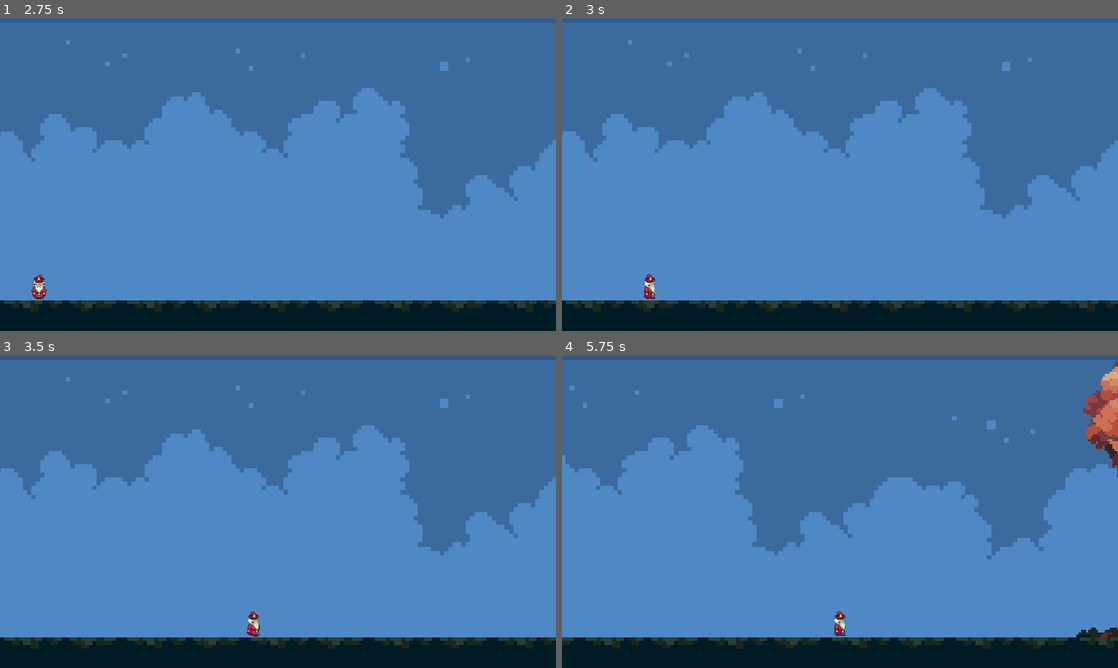
Above: before the commit, frames 1-4 (two rows, left to right).
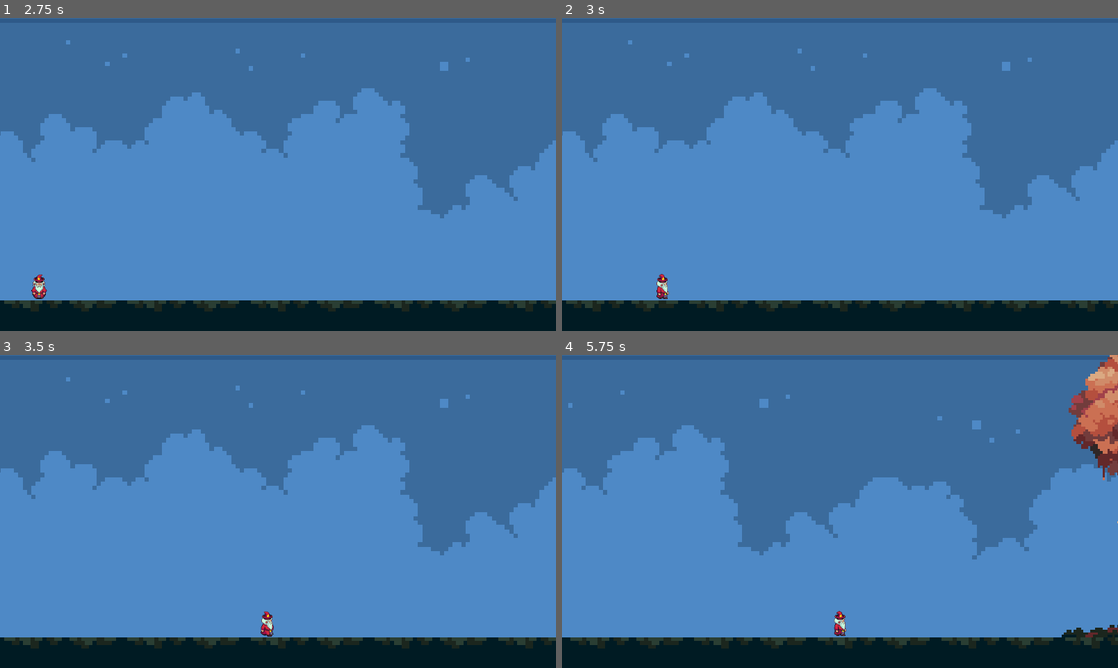
Above: after the commit, the same moments.

Repository: erohsikero/testCICDInGame
Game: Godot game, scene res://Scenes/Main Menu/Main_menu.tscn
The game is run twice, just before and just after one commit, with the same random seed, the same clock (stepped at 60 frames per second) and the same inputs.
Inputs (mouse positions are in pixels of both pictures, inside the frame that each line leads up to):
- Up to frame 1 (2.75 s): click "Play" at 0.5 s; hold D (move_right) 1.28-2 s; tap Space (jump) at 1.52 s; click (139, 161) at 2 s
- Up to frame 2 (3 s): tap Enter at 2.75 s; hold D (move_right) from 2.78 s (still down)
- Up to frame 3 (3.5 s): keep holding D (move_right); tap Space (jump) at 3.02 s
- Up to frame 4 (5.75 s): release D (move_right) at 3.53 s; hold A (move_left) 3.53-4.28 s; hold D (move_right) from 4.28 s (still down); tap Space (jump) at 4.52, 5.27 s

Frame 1 is identical in both runs. In frame 2, 0.3% of the frame differs, in the area x 14-20%, y 81-90%; in frame 3, 0.3%; in frame 4, 8.4%, in the area x 0-100%, y 0-94%.

Commit message:
Added first level
Has some desctructables, not yet implemented

Diff:
--- /dev/null
+++ b/Scenes/Levels/Level_1.tscn
@@ -0,0 +1,370 @@
+[gd_scene load_steps=14 format=3 uid="uid://b8ptnekt4vfm1"]
+
+[ext_resource type="Script" path="res://Scripts/Levels/level_1.gd" id="1_6belh"]
+[ext_resource type="PackedScene" uid="uid://cav6x5jkkvacs" path="res://Scenes/Objects/Character.tscn" id="2_ki128"]
+[ext_resource type="PackedScene" uid="uid://cbepccfer7xkg" path="res://Scenes/Objects/Platforms And Ground/Grass_Ground.tscn" id="3_6qf0s"]
+[ext_resource type="PackedScene" uid="uid://dq85vl7ao8qiw" path="res://Scenes/Objects/Platforms And Ground/Grass_Orange.tscn" id="4_xcefh"]
+[ext_resource type="PackedScene" uid="uid://cdhvc54gcfv7x" path="res://Scenes/Objects/Platforms And Ground/Brick_Block.tscn" id="5_a126v"]
+[ext_resource type="PackedScene" uid="uid://pc4sps4tdym0" path="res://Scenes/Objects/Platforms And Ground/Orange_Platform_Medium.tscn" id="6_3opqi"]
+[ext_resource type="PackedScene" uid="uid://1qq0r5s0iqnt" path="res://Scenes/Objects/Platforms And Ground/Platform_Floating.tscn" id="6_ud3jb"]
+[ext_resource type="PackedScene" uid="uid://b10r14lbqcwh4" path="res://Scenes/Objects/Platforms And Ground/Platform_Floating_Edge.tscn" id="7_suinm"]
+[ext_resource type="PackedScene" uid="uid://gt6a1033pv3g" path="res://Scenes/Objects/Platforms And Ground/Orange_Platform_Large.tscn" id="8_7jysa"]
+[ext_resource type="PackedScene" uid="uid://ce6yhw3ls5ilt" path="res://Scenes/Objects/Platforms And Ground/Orange_Platform_Small.tscn" id="8_iwfbx"]
+[ext_resource type="PackedScene" uid="uid://c5pqw0kpu5l4n" path="res://Scenes/Objects/Red_Portal.tscn" id="11_rceal"]
+[ext_resource type="PackedScene" uid="uid://gc50v3b5j1o4" path="res://Scenes/Objects/Blue_Portal.tscn" id="12_seek5"]
+
+[sub_resource type="PlaceholderTexture2D" id="PlaceholderTexture2D_5pb32"]
+
+[node name="Level1" type="Node2D"]
+script = ExtResource("1_6belh")
+
+[node name="player" parent="." instance=ExtResource("2_ki128")]
+position = Vector2(133, -90)
+
+[node name="Borders" type="Node2D" parent="."]
+
+[node name="Left Border" parent="Borders" instance=ExtResource("3_6qf0s")]
+position = Vector2(0, -2560)
+rotation = 1.5708
+scale = Vector2(10, 1)
+
+[node name="Right Border" parent="Borders" instance=ExtResource("3_6qf0s")]
+position = Vector2(6464, -2560)
+rotation = 1.5708
+scale = Vector2(10, 1)
+
+[node name="Ground" type="Node2D" parent="."]
+
+[node name="GrassOrange" parent="Ground" instance=ExtResource("4_xcefh")]
+position = Vector2(128, -32)
+
+[node name="GrassOrange2" parent="Ground" instance=ExtResource("4_xcefh")]
+position = Vector2(384, -32)
+
+[node name="GrassOrange3" parent="Ground" instance=ExtResource("4_xcefh")]
+position = Vector2(640, -32)
+
+[node name="GrassOrange4" parent="Ground" instance=ExtResource("4_xcefh")]
+position = Vector2(896, -32)
+
+[node name="GrassOrange5" parent="Ground" instance=ExtResource("4_xcefh")]
+position = Vector2(1152, -32)
+
+[node name="GrassOrange6" parent="Ground" instance=ExtResource("4_xcefh")]
+position = Vector2(1408, -32)
+
+[node name="GrassOrange7" parent="Ground" instance=ExtResource("4_xcefh")]
+position = Vector2(1664, -32)
+
+[node name="GrassOrange8" parent="Ground" instance=ExtResource("4_xcefh")]
+position = Vector2(1920, -32)
+
+[node name="GrassOrange9" parent="Ground" instance=ExtResource("4_xcefh")]
+position = Vector2(2176, -32)
+
+[node name="GrassOrange10" parent="Ground" instance=ExtResource("4_xcefh")]
+position = Vector2(2432, -32)
+
+[node name="GrassOrange11" parent="Ground" instance=ExtResource("4_xcefh")]
+position = Vector2(2688, -32)
+
+[node name="GrassOrange12" parent="Ground" instance=ExtResource("4_xcefh")]
+position = Vector2(2944, -32)
+
+[node name="GrassOrange13" parent="Ground" instance=ExtResource("4_xcefh")]
+position = Vector2(3200, -32)
+
+[node name="GrassOrange14" parent="Ground" instance=ExtResource("4_xcefh")]
+position = Vector2(3456, -32)
+
+[node name="GrassOrange15" parent="Ground" instance=ExtResource("4_xcefh")]
+position = Vector2(3712, -32)
+
+[node name="GrassOrange16" parent="Ground" instance=ExtResource("4_xcefh")]
+position = Vector2(3968, -32)
+
+[node name="GrassOrange17" parent="Ground" instance=ExtResource("4_xcefh")]
+position = Vector2(4224, -32)
+
+[node name="GrassOrange18" parent="Ground" instance=ExtResource("4_xcefh")]
+position = Vector2(4480, -32)
+
+[node name="GrassOrange19" parent="Ground" instance=ExtResource("4_xcefh")]
+position = Vector2(4736, -32)
+
+[node name="GrassOrange20" parent="Ground" instance=ExtResource("4_xcefh")]
+position = Vector2(4992, -32)
+
+[node name="GrassOrange21" parent="Ground" instance=ExtResource("4_xcefh")]
+position = Vector2(5248, -32)
+
+[node name="GrassOrange22" parent="Ground" instance=ExtResource("4_xcefh")]
+position = Vector2(5504, -32)
+
+[node name="GrassOrange23" parent="Ground" instance=ExtResource("4_xcefh")]
+position = Vector2(5760, -32)
+
+[node name="GrassOrange24" parent="Ground" instance=ExtResource("4_xcefh")]
+position = Vector2(6016, -32)
+
+[node name="GrassOrange25" parent="Ground" instance=ExtResource("4_xcefh")]
+position = Vector2(6272, -32)
+
+[node name="GrassOrange26" parent="Ground" instance=ExtResource("4_xcefh")]
+position = Vector2(4032, -544)
+
+[node name="GrassOrange27" parent="Ground" instance=ExtResource("4_xcefh")]
+position = Vector2(4288, -544)
+
+[node name="GrassOrange28" parent="Ground" instance=ExtResource("4_xcefh")]
+position = Vector2(4544, -544)
+
+[node name="GrassOrange29" parent="Ground" instance=ExtResource("4_xcefh")]
+position = Vector2(4800, -544)
+
+[node name="GrassOrange30" parent="Ground" instance=ExtResource("4_xcefh")]
+position = Vector2(5056, -544)
+
+[node name="GrassOrange31" parent="Ground" instance=ExtResource("4_xcefh")]
+position = Vector2(5312, -544)
+
+[node name="GrassOrange32" parent="Ground" instance=ExtResource("4_xcefh")]
+position = Vector2(5568, -544)
+
+[node name="GrassOrange33" parent="Ground" instance=ExtResource("4_xcefh")]
+position = Vector2(5824, -544)
+
+[node name="Blocks" type="Node2D" parent="."]
+
+[node name="BrickBlock" parent="Blocks" instance=ExtResource("5_a126v")]
+position = Vector2(1056, -96)
+
+[node name="BrickBlock2" parent="Blocks" instance=ExtResource("5_a126v")]
+position = Vector2(1056, -160)
+
+[node name="BrickBlock3" parent="Blocks" instance=ExtResource("5_a126v")]
+position = Vector2(1056, -224)
+
+[node name="BrickBlock4" parent="Blocks" instance=ExtResource("5_a126v")]
+position = Vector2(1056, -288)
+
+[node name="BrickBlock5" parent="Blocks" instance=ExtResource("5_a126v")]
+position = Vector2(2336, -96)
+
+[node name="BrickBlock6" parent="Blocks" instance=ExtResource("5_a126v")]
+position = Vector2(2336, -160)
+
+[node name="BrickBlock7" parent="Blocks" instance=ExtResource("5_a126v")]
+position = Vector2(2336, -224)
+
+[node name="BrickBlock8" parent="Blocks" instance=ExtResource("5_a126v")]
+position = Vector2(2336, -288)
+
+[node name="BrickBlock9" parent="Blocks" instance=ExtResource("5_a126v")]
+position = Vector2(3872, -96)
+
+[node name="BrickBlock10" parent="Blocks" instance=ExtResource("5_a126v")]
+position = Vector2(3872, -160)
+
+[node name="BrickBlock11" parent="Blocks" instance=ExtResource("5_a126v")]
+position = Vector2(3872, -224)
+
+[node name="BrickBlock12" parent="Blocks" instance=ExtResource("5_a126v")]
+position = Vector2(3872, -288)
+
+[node name="BrickBlock13" parent="Blocks" instance=ExtResource("5_a126v")]
+position = Vector2(3872, -352)
+
+[node name="BrickBlock14" parent="Blocks" instance=ExtResource("5_a126v")]
+position = Vector2(3872, -416)
+
+[node name="BrickBlock15" parent="Blocks" instance=ExtResource("5_a126v")]
+position = Vector2(3808, -224)
+
+[node name="BrickBlock16" parent="Blocks" instance=ExtResource("5_a126v")]
+position = Vector2(3744, -224)
+
+[node name="BrickBlock17" parent="Blocks" instance=ExtResource("5_a126v")]
+position = Vector2(3680, -224)
+
+[node name="BrickBlock18" parent="Blocks" instance=ExtResource("5_a126v")]
+position = Vector2(3680, -288)
+
+[node name="BrickBlock19" parent="Blocks" instance=ExtResource("5_a126v")]
+position = Vector2(3872, -480)
+
+[node name="BrickBlock20" parent="Blocks" instance=ExtResource("5_a126v")]
+position = Vector2(3872, -544)
+
+[node name="BrickBlock21" parent="Blocks" instance=ExtResource("5_a126v")]
+position = Vector2(5728, -608)
+
+[node name="BrickBlock22" parent="Blocks" instance=ExtResource("5_a126v")]
+position = Vector2(5728, -672)
+
+[node name="BrickBlock23" parent="Blocks" instance=ExtResource("5_a126v")]
+position = Vector2(5728, -736)
+
+[node name="BrickBlock24" parent="Blocks" instance=ExtResource("5_a126v")]
+position = Vector2(5728, -800)
+
+[node name="Floating_Platforms" type="Node2D" parent="."]
+
+[node name="1" parent="Floating_Platforms" instance=ExtResource("6_3opqi")]
+position = Vector2(392, -197)
+
+[node name="2" parent="Floating_Platforms" instance=ExtResource("6_3opqi")]
+position = Vector2(513, -307)
+
+[node name="3" parent="Floating_Platforms" instance=ExtResource("6_3opqi")]
+position = Vector2(288, -418)
+
+[node name="4" parent="Floating_Platforms" instance=ExtResource("8_iwfbx")]
+position = Vector2(500, -529)
+
+[node name="5" parent="Floating_Platforms" instance=ExtResource("8_7jysa")]
+position = Vector2(754, -533)
+
+[node name="6" parent="Floating_Platforms" instance=ExtResource("8_iwfbx")]
+position = Vector2(336, -645)
+
+[node name="7 - NPC" type="Node2D" parent="Floating_Platforms"]
+
+[node name="PlatformFloatingEdge" parent="Floating_Platforms/7 - NPC" instance=ExtResource("7_suinm")]
+position = Vector2(8, -728)
+
+[node name="PlatformFloating" parent="Floating_Platforms/7 - NPC" instance=ExtResource("6_ud3jb")]
+position = Vector2(32, -728)
+
+[node name="PlatformFloating2" parent="Floating_Platforms/7 - NPC" instance=ExtResource("6_ud3jb")]
+position = Vector2(64, -728)
+
+[node name="PlatformFloating3" parent="Floating_Platforms/7 - NPC" instance=ExtResource("6_ud3jb")]
+position = Vector2(96, -728)
+
+[node name="PlatformFloating4" parent="Floating_Platforms/7 - NPC" instance=ExtResource("6_ud3jb")]
+position = Vector2(128, -728)
+
+[node name="PlatformFloating5" parent="Floating_Platforms/7 - NPC" instance=ExtResource("6_ud3jb")]
+position = Vector2(160, -728)
+
+[node name="PlatformFloatingEdge2" parent="Floating_Platforms/7 - NPC" instance=ExtResource("7_suinm")]
+position = Vector2(184, -728)
+rotation = 3.14159
+scale = Vector2(1, -1)
+
+[node name="8" parent="Floating_Platforms" instance=ExtResource("8_iwfbx")]
+position = Vector2(1088, -192)
+
+[node name="9" parent="Floating_Platforms" instance=ExtResource("8_iwfbx")]
+position = Vector2(1313, -366)
+
+[node name="10" parent="Floating_Platforms" instance=ExtResource("6_3opqi")]
+position = Vector2(1489, -532)
+
+[node name="11" parent="Floating_Platforms" instance=ExtResource("6_3opqi")]
+position = Vector2(1265, -724)
+
+[node name="12" parent="Floating_Platforms" instance=ExtResource("8_iwfbx")]
+position = Vector2(1590, -858)
+
+[node name="13" parent="Floating_Platforms" instance=ExtResource("6_3opqi")]
+position = Vector2(1914, -875)
+
+[node name="14" parent="Floating_Platforms" instance=ExtResource("8_7jysa")]
+position = Vector2(2135, -609)
+
+[node name="15" parent="Floating_Platforms" instance=ExtResource("6_3opqi")]
+position = Vector2(2208, -320)
+
+[node name="16" parent="Floating_Platforms" instance=ExtResource("8_7jysa")]
+position = Vector2(2566, -289)
+
+[node name="17" parent="Floating_Platforms" instance=ExtResource("8_iwfbx")]
+position = Vector2(2777, -191)
+
+[node name="18" parent="Floating_Platforms" instance=ExtResource("8_7jysa")]
+position = Vector2(3640, -1206)
+
+[node name="19" parent="Floating_Platforms" instance=ExtResource("8_iwfbx")]
+position = Vector2(2760, -414)
+
+[node name="20" parent="Floating_Platforms" instance=ExtResource("8_iwfbx")]
+position = Vector2(2900, -542)
+
+[node name="21" parent="Floating_Platforms" instance=ExtResource("6_3opqi")]
+position = Vector2(2662, -668)
+
+[node name="22" parent="Floating_Platforms" instance=ExtResource("8_7jysa")]
+position = Vector2(2849, -781)
+
+[node name="23" parent="Floating_Platforms" instance=ExtResource("8_7jysa")]
+position = Vector2(2998, -911)
+
+[node name="24" parent="Floating_Platforms" instance=ExtResource("6_3opqi")]
+position = Vector2(2796, -1035)
+
+[node name="25" parent="Floating_Platforms" instance=ExtResource("8_7jysa")]
+position = Vector2(3076, -1113)
+
+[node name="26" parent="Floating_Platforms" instance=ExtResource("6_3opqi")]
+position = Vector2(3302, -1032)
+
+[node name="27" parent="Floating_Platforms" instance=ExtResource("6_3opqi")]
+position = Vector2(5954, -249)
+
+[node name="28" parent="Floating_Platforms" instance=ExtResource("6_3opqi")]
+position = Vector2(6082, -423)
+
+[node name="29" parent="Floating_Platforms" instance=ExtResource("6_3opqi")]
+position = Vector2(5760, -704)
+
+[node name="30" parent="Floating_Platforms" instance=ExtResource("6_3opqi")]
+position = Vector2(5952, -576)
+
+[node name="31" parent="Floating_Platforms" instance=ExtResource("8_iwfbx")]
+position = Vector2(3904, -192)
+
+[node name="32" parent="Floating_Platforms" instance=ExtResource("8_7jysa")]
+position = Vector2(3571, -959)
+
+[node name="33" parent="Floating_Platforms" instance=ExtResource("6_3opqi")]
+position = Vector2(3783, -813)
+
+[node name="34" parent="Floating_Platforms" instance=ExtResource("8_7jysa")]
+position = Vector2(4435, -725)
+
+[node name="35" parent="Floating_Platforms" instance=ExtResource("8_7jysa")]
+position = Vector2(4605, -904)
+
+[node name="36" parent="Floating_Platforms" instance=ExtResource("8_7jysa")]
+position = Vector2(4419, -1087)
+
+[node name="37" parent="Floating_Platforms" instance=ExtResource("8_7jysa")]
+position = Vector2(4837, -1241)
+
+[node name="38" parent="Floating_Platforms" instance=ExtResource("8_7jysa")]
+position = Vector2(5227, -1087)
+
+[node name="39" parent="Floating_Platforms" instance=ExtResource("8_iwfbx")]
+position = Vector2(3776, -448)
+
+[node name="Portals" type="Node2D" parent="."]
+
+[node name="Blue Portal" parent="Portals" instance=ExtResource("12_seek5")]
+position = Vector2(188, -783)
+
+[node name="Area2D" parent="Portals" instance=ExtResource("11_rceal")]
+position = Vector2(6349, -119)
+
+[node name="Desctructables" type="Node2D" parent="."]
+
+[node name="Sprite2D" type="Sprite2D" parent="Desctructables"]
+position = Vector2(2306, -122)
+scale = Vector2(32, 32)
+texture = SubResource("PlaceholderTexture2D_5pb32")
+
+[node name="Sprite2D2" type="Sprite2D" parent="Desctructables"]
+position = Vector2(3835, -321)
+scale = Vector2(-32, 32)
+texture = SubResource("PlaceholderTexture2D_5pb32")
--- a/Scenes/Objects/Character.tscn
+++ b/Scenes/Objects/Character.tscn
@@ -83,6 +83,8 @@
 
 [node name="CharacterBody2D" type="CharacterBody2D"]
 script = ExtResource("1_mdvog")
+max_acceleration = 25000
+friction = 99
 
 [node name="Idle_anim" type="AnimatedSprite2D" parent="."]
 sprite_frames = SubResource("SpriteFrames_f3yfl")
--- /dev/null
+++ b/Scenes/Objects/Platforms And Ground/Brick_Block.tscn
@@ -0,0 +1,22 @@
+[gd_scene load_steps=4 format=3 uid="uid://cdhvc54gcfv7x"]
+
+[ext_resource type="Texture2D" uid="uid://c07g2pv1o1aqn" path="res://Resources/desert-ruins.png" id="1_ofejm"]
+
+[sub_resource type="AtlasTexture" id="AtlasTexture_lsrra"]
+atlas = ExtResource("1_ofejm")
+region = Rect2(16, 64, 16, 16)
+
+[sub_resource type="RectangleShape2D" id="RectangleShape2D_dwk8y"]
+size = Vector2(16, 16)
+
+[node name="BrickBlock" type="StaticBody2D"]
+scale = Vector2(2, 2)
+
+[node name="Sprite2D" type="Sprite2D" parent="."]
+texture_filter = 1
+scale = Vector2(2, 2)
+texture = SubResource("AtlasTexture_lsrra")
+
+[node name="CollisionShape2D" type="CollisionShape2D" parent="."]
+scale = Vector2(2, 2)
+shape = SubResource("RectangleShape2D_dwk8y")
--- a/Scenes/Objects/Platforms And Ground/Grass_Ground.tscn
+++ b/Scenes/Objects/Platforms And Ground/Grass_Ground.tscn
@@ -16,6 +16,7 @@
 
 [node name="Sprite2D" type="Sprite2D" parent="."]
 texture_filter = 1
+texture_repeat = 2
 position = Vector2(128, 32)
 scale = Vector2(8, 8)
 texture = SubResource("AtlasTexture_kdr5i")
--- /dev/null
+++ b/Scenes/Objects/Platforms And Ground/Grass_Orange.tscn
@@ -0,0 +1,20 @@
+[gd_scene load_steps=4 format=3 uid="uid://dq85vl7ao8qiw"]
+
+[ext_resource type="Texture2D" uid="uid://c07g2pv1o1aqn" path="res://Resources/desert-ruins.png" id="1_g6b24"]
+
+[sub_resource type="AtlasTexture" id="AtlasTexture_2u5j6"]
+atlas = ExtResource("1_g6b24")
+region = Rect2(24, 128, 32, 8)
+
+[sub_resource type="RectangleShape2D" id="RectangleShape2D_sd6gs"]
+size = Vector2(256, 64)
+
+[node name="GrassOrange" type="StaticBody2D"]
+
+[node name="Sprite2D" type="Sprite2D" parent="."]
+texture_filter = 1
+scale = Vector2(8, 8)
+texture = SubResource("AtlasTexture_2u5j6")
+
+[node name="CollisionShape2D" type="CollisionShape2D" parent="."]
+shape = SubResource("RectangleShape2D_sd6gs")
--- /dev/null
+++ b/Scenes/Objects/Platforms And Ground/Orange_Platform_Large.tscn
@@ -0,0 +1,22 @@
+[gd_scene load_steps=3 format=3 uid="uid://gt6a1033pv3g"]
+
+[ext_resource type="PackedScene" uid="uid://1qq0r5s0iqnt" path="res://Scenes/Objects/Platforms And Ground/Platform_Floating.tscn" id="1_4i2bg"]
+[ext_resource type="PackedScene" uid="uid://b10r14lbqcwh4" path="res://Scenes/Objects/Platforms And Ground/Platform_Floating_Edge.tscn" id="2_pimyb"]
+
+[node name="OrangePlatformLarge" type="Node2D"]
+
+[node name="PlatformFloating" parent="." instance=ExtResource("1_4i2bg")]
+position = Vector2(32, 16)
+
+[node name="PlatformFloatingEdge" parent="." instance=ExtResource("2_pimyb")]
+position = Vector2(8, 16)
+
+[node name="PlatformFloating2" parent="." instance=ExtResource("1_4i2bg")]
+position = Vector2(64, 16)
+
+[node name="PlatformFloating3" parent="." instance=ExtResource("1_4i2bg")]
+position = Vector2(96, 16)
+
+[node name="PlatformFloatingEdge2" parent="." instance=ExtResource("2_pimyb")]
+position = Vector2(120, 16)
+scale = Vector2(-1, 1)
--- /dev/null
+++ b/Scenes/Objects/Platforms And Ground/Orange_Platform_Medium.tscn
@@ -0,0 +1,19 @@
+[gd_scene load_steps=3 format=3 uid="uid://pc4sps4tdym0"]
+
+[ext_resource type="PackedScene" uid="uid://1qq0r5s0iqnt" path="res://Scenes/Objects/Platforms And Ground/Platform_Floating.tscn" id="1_4pjcc"]
+[ext_resource type="PackedScene" uid="uid://b10r14lbqcwh4" path="res://Scenes/Objects/Platforms And Ground/Platform_Floating_Edge.tscn" id="2_fg8g0"]
+
+[node name="OrangePlatformMedium" type="Node2D"]
+
+[node name="PlatformFloating" parent="." instance=ExtResource("1_4pjcc")]
+position = Vector2(32, 16)
+
+[node name="PlatformFloating2" parent="." instance=ExtResource("1_4pjcc")]
+position = Vector2(64, 16)
+
+[node name="PlatformFloatingEdge" parent="." instance=ExtResource("2_fg8g0")]
+position = Vector2(8, 16)
+
+[node name="PlatformFloatingEdge2" parent="." instance=ExtResource("2_fg8g0")]
+position = Vector2(88, 16)
+scale = Vector2(-1, 1)
--- /dev/null
+++ b/Scenes/Objects/Platforms And Ground/Orange_Platform_Small.tscn
@@ -0,0 +1,17 @@
+[gd_scene load_steps=3 format=3 uid="uid://ce6yhw3ls5ilt"]
+
+[ext_resource type="PackedScene" uid="uid://1qq0r5s0iqnt" path="res://Scenes/Objects/Platforms And Ground/Platform_Floating.tscn" id="1_70wis"]
+[ext_resource type="PackedScene" uid="uid://b10r14lbqcwh4" path="res://Scenes/Objects/Platforms And Ground/Platform_Floating_Edge.tscn" id="2_6x0h8"]
+
+[node name="PlatformSmall" type="Node2D"]
+
+[node name="PlatformFloating" parent="." instance=ExtResource("1_70wis")]
+position = Vector2(32, 16)
+
+[node name="PlatformFloatingEdge" parent="." instance=ExtResource("2_6x0h8")]
+position = Vector2(8, 16)
+
+[node name="PlatformFloatingEdge2" parent="." instance=ExtResource("2_6x0h8")]
+position = Vector2(56, 16)
+rotation = -3.14159
+scale = Vector2(1, -1)
--- /dev/null
+++ b/Scenes/Objects/Platforms And Ground/Platform_Floating.tscn
@@ -0,0 +1,20 @@
+[gd_scene load_steps=4 format=3 uid="uid://1qq0r5s0iqnt"]
+
+[ext_resource type="Texture2D" uid="uid://c07g2pv1o1aqn" path="res://Resources/desert-ruins.png" id="1_qvk0i"]
+
+[sub_resource type="AtlasTexture" id="AtlasTexture_nspmf"]
+atlas = ExtResource("1_qvk0i")
+region = Rect2(32, 176, 16, 16)
+
+[sub_resource type="RectangleShape2D" id="RectangleShape2D_t3yx5"]
+size = Vector2(32, 32)
+
+[node name="PlatformFloating" type="StaticBody2D"]
+
+[node name="Sprite2D" type="Sprite2D" parent="."]
+texture_filter = 1
+scale = Vector2(2, 2)
+texture = SubResource("AtlasTexture_nspmf")
+
+[node name="CollisionShape2D" type="CollisionShape2D" parent="."]
+shape = SubResource("RectangleShape2D_t3yx5")
--- /dev/null
+++ b/Scenes/Objects/Platforms And Ground/Platform_Floating_Edge.tscn
@@ -0,0 +1,20 @@
+[gd_scene load_steps=4 format=3 uid="uid://b10r14lbqcwh4"]
+
+[ext_resource type="Texture2D" uid="uid://c07g2pv1o1aqn" path="res://Resources/desert-ruins.png" id="1_xunvr"]
+
+[sub_resource type="AtlasTexture" id="AtlasTexture_2j5kl"]
+atlas = ExtResource("1_xunvr")
+region = Rect2(16, 176, 8, 16)
+
+[sub_resource type="RectangleShape2D" id="RectangleShape2D_sfl4f"]
+size = Vector2(16, 32)
+
+[node name="PlatformFloatingEdge" type="StaticBody2D"]
+
+[node name="Sprite2D" type="Sprite2D" parent="."]
+texture_filter = 1
+scale = Vector2(2, 2)
+texture = SubResource("AtlasTexture_2j5kl")
+
+[node name="CollisionShape2D" type="CollisionShape2D" parent="."]
+shape = SubResource("RectangleShape2D_sfl4f")
--- a/Scenes/Objects/Red_Portal.tscn
+++ b/Scenes/Objects/Red_Portal.tscn
@@ -18,3 +18,5 @@
 [node name="CollisionShape2D" type="CollisionShape2D" parent="."]
 position = Vector2(-1, -2)
 shape = SubResource("CapsuleShape2D_8d8fs")
+
+[connection signal="body_entered" from="." to="." method="_on_body_entered"]
--- a/Scripts/Blue_Portal.gd
+++ b/Scripts/Blue_Portal.gd
@@ -1,5 +1,5 @@
 extends Area2D
-var target_scene = "res://Scenes/Levels/DemoScene.tscn" # Scene to transition to
+var target_scene = "res://Scenes/Levels/Level_Selection.tscn" # Scene to transition to
 
 var scene_change_triggered = false  # Flag to track if scene change has been triggered
 
--- /dev/null
+++ b/Scripts/Levels/level_1.gd
@@ -0,0 +1,13 @@
+extends Node2D
+
+@onready var player = $player
+
+# Called when the node enters the scene tree for the first time.
+func _ready() -> void:
+	player.Set_Clamp(6400, 2000)
+	pass # Replace with function body.
+
+
+# Called every frame. 'delta' is the elapsed time since the previous frame.
+func _process(_delta: float) -> void:
+	pass
--- a/Scripts/Player/Player_Controller.gd
+++ b/Scripts/Player/Player_Controller.gd
@@ -204,7 +204,7 @@
 	velocity.x *= 1 / (1 + (delta * friction))
 	velocity += acc * delta
 
-	determine_animation(velocity)
+	determine_animation()
 
 	_was_on_ground = is_feet_on_ground()
 	move_and_slide()
@@ -349,7 +349,7 @@
 
 var velThresh : int = 30
 
-func determine_animation(velocity):
+func determine_animation():
 	idle.visible = false
 	walk.visible = false
 	# Checks if velocity is below threshhold
--- a/Scripts/Red_Portal.gd
+++ b/Scripts/Red_Portal.gd
@@ -1,5 +1,5 @@
 extends Area2D
-var target_scene = "res://Scenes/Levels/DemoScene.tscn" # Scene to transition to
+var target_scene = "res://Scenes/Levels/Level_Selection.tscn" # Scene to transition to
 
 var scene_change_triggered = false  # Flag to track if scene change has been triggered
 
--- a/project.godot
+++ b/project.godot
@@ -14,6 +14,10 @@
 run/main_scene="res://Scenes/Main Menu/Main_menu.tscn"
 config/features=PackedStringArray("4.3", "GL Compatibility")
 config/icon="res://icon.svg"
+
+[autoload]
+
+Global="*res://global.gd"
 
 [display]
 
Binary file added: Resources/desert-ruins.png
Not shown, added: Resources/desert-ruins.png.import
Not shown, added: Scenes/Levels/Lev1E09.tmp
Not shown, added: Scenes/Levels/Lev20F9.tmp
Not shown, added: Scenes/Levels/Lev8261.tmp
